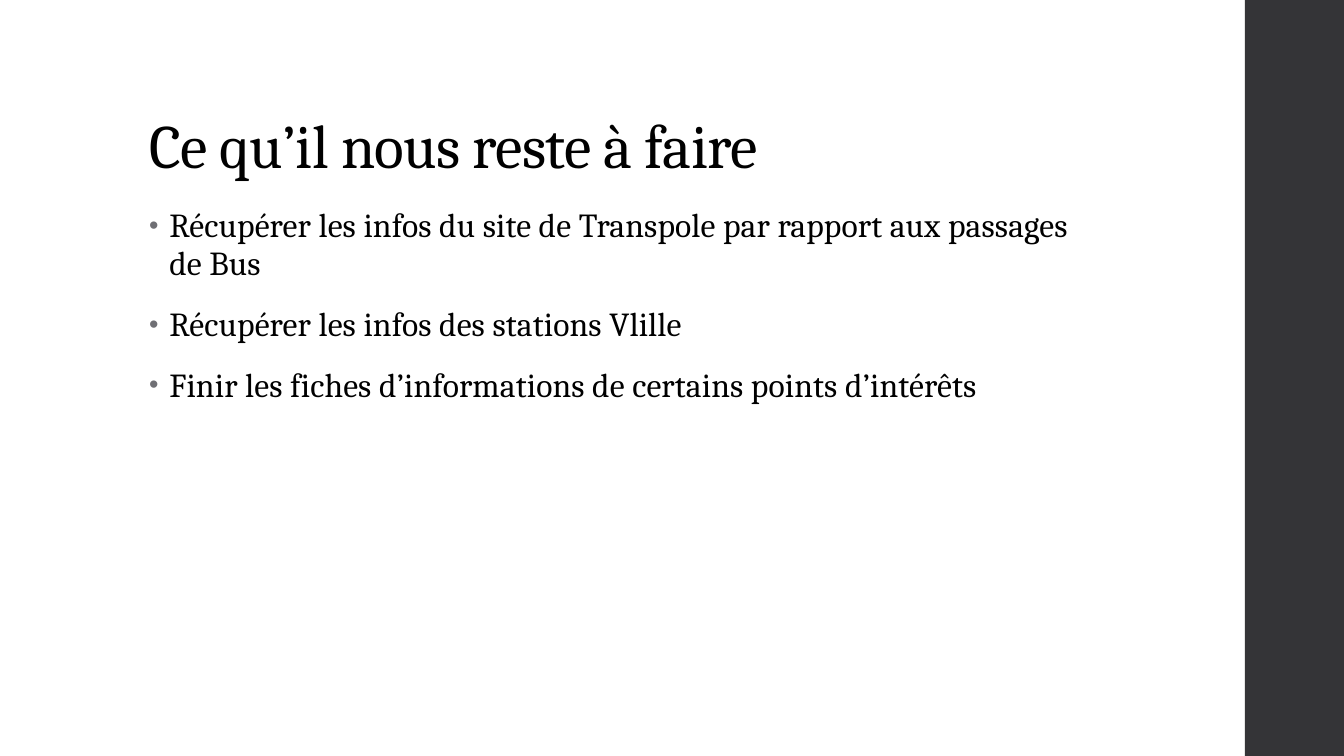
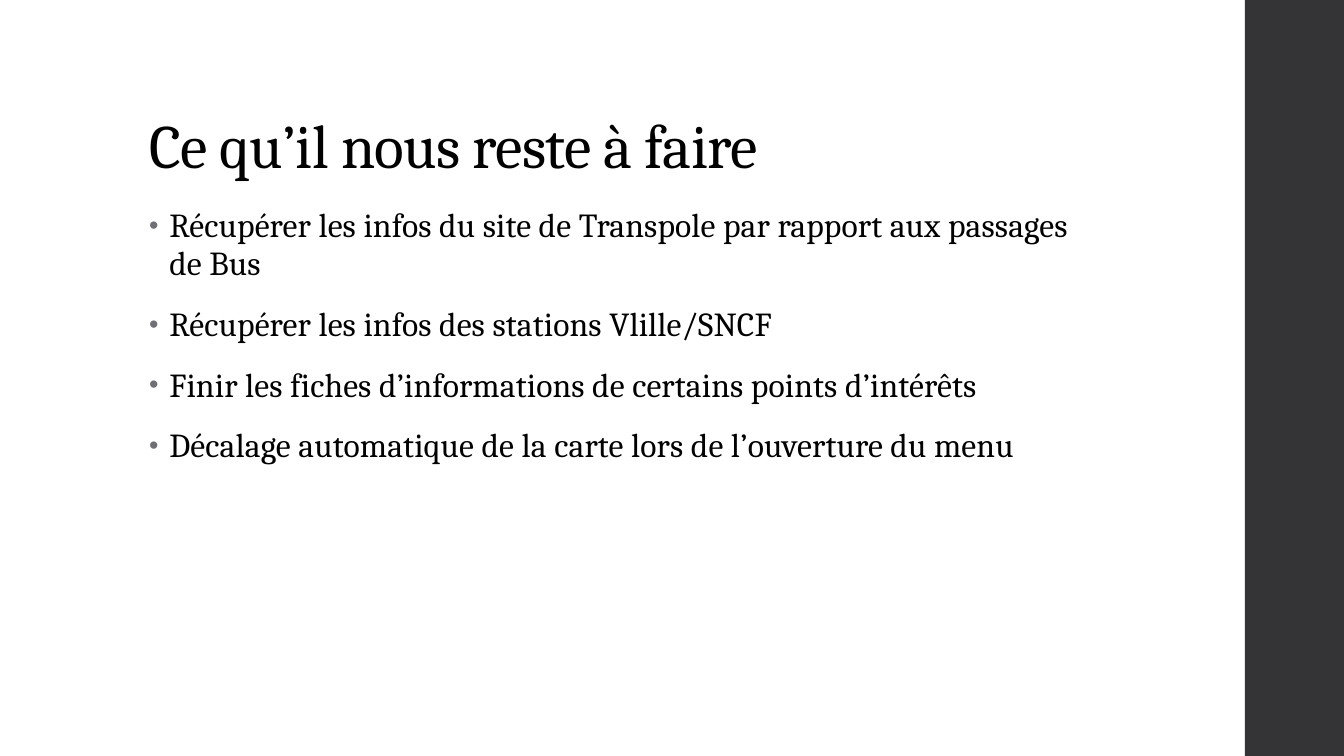
Before and after one commit to louisvivier/InteractivCampus, a slide deck: slide 5 of PointMiParcours.pptx. Drawn at 1344x756 pixels with LibreOffice and Linux fonts; fonts in the diff are those of the drawing. Boxes give left, top, right and bottom in pixels: in the first picture for what was removed or moved away, otherwise in the second. Text is boxed around its words. In the diff, an @@ line names an element or a change of style, - is before the commit and + after.

Commit message:
update ppt

```diff
--- a/PointMiParcours.pptx
+++ b/PointMiParcours.pptx
@@ text at (169, 312, 771, 343): text changed @@
-• Récupérer les infos des stations Vlille
+• Récupérer les infos des stations Vlille/SNCF
@@ text at (169, 433, 1014, 465): paragraph added @@
+• Décalage automatique de la carte lors de l’ouverture du menu
```
